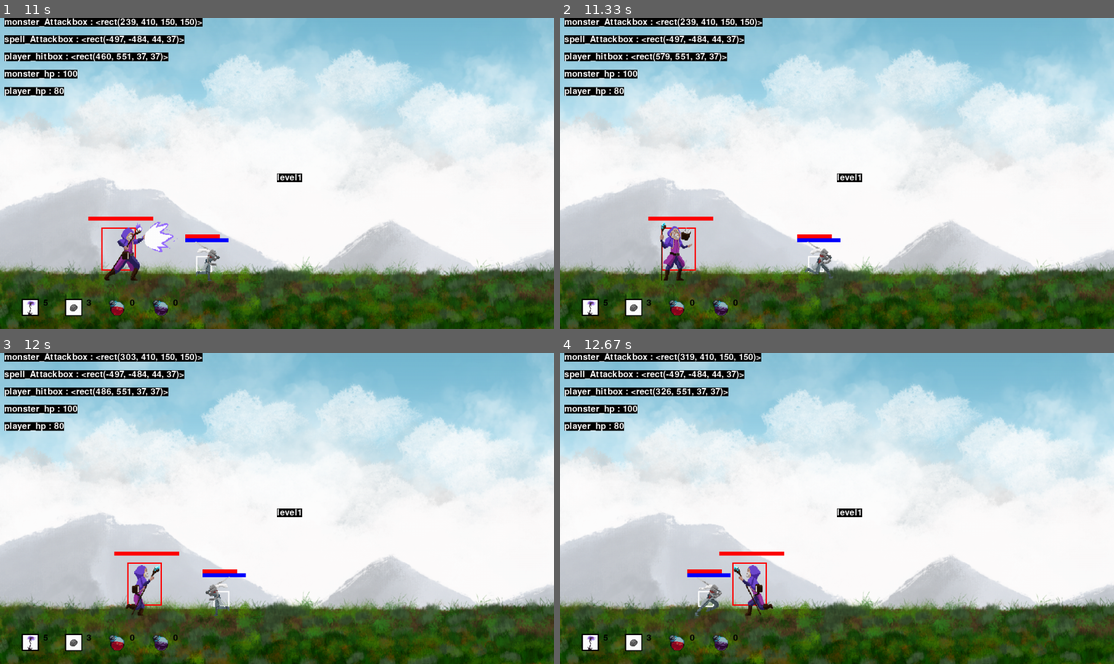
Above: before the commit, frames 1-4 (two rows, left to right).
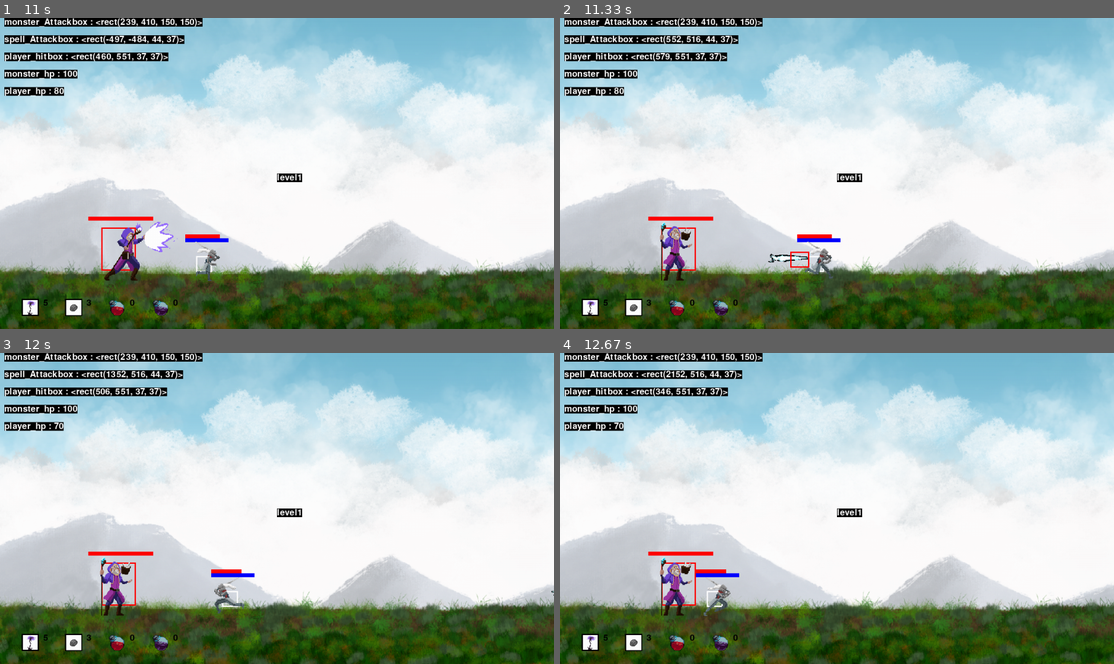
Above: after the commit, the same moments.

Repository: CSID-DGU/2022-1-OSSProj-GaCo-3
Game: pygame game, started from code/game.py
Two runs of this game, one before a commit and one after it. Both use one fixed random seed, a clock stepped at 60 frames per second and the inputs below.
Inputs (mouse positions are in pixels of both pictures, inside the frame that each line leads up to):
- Up to frame 1 (11 s): click (277, 173) at 0.38 s; tap Space at 4.9 s; hold Left 5.23-5.77 s; hold Left 5.8-6.2 s; tap Z at 5.87, 6.17, 6.3, 6.6, 6.97, 7.27, 7.47, 7.77, 7.97, 8.27, 8.47, 8.77, 9.03, 9.33, 9.47, 9.77, 10.13, 10.43, 10.63, 10.93 s; hold Right 6.23-6.87 s; hold Left 6.9-7.37 s; tap X at 7.05, 8.55, 10.22 s; hold Right 7.4-7.87 s; hold Right 7.9-8.37 s; hold Left 8.4-8.93 s; hold Left 8.97-9.37 s; hold Right 9.4-10.03 s; hold Left 10.07-10.53 s; hold Right from 10.57 s (still down)
- Up to frame 2 (11.33 s): release Right at 11.03 s; hold Right from 11.07 s (still down); tap Z at 11.13 s
- Up to frame 3 (12 s): tap Z at 11.43, 11.63, 11.93 s; release Right at 11.53 s; hold Left from 11.57 s (still down); tap X at 11.72 s
- Up to frame 4 (12.67 s): release Left at 12.1 s; hold Left 12.13-12.53 s; tap Z at 12.2, 12.5, 12.63 s; hold Right from 12.57 s (still down)

Frame 1 is identical in both runs. In frame 2, 0.4% of the frame differs, in the area x 19-45%, y 5-81%; in frame 3, 2.1%; in frame 4, 2.5%, in the area x 9-41%, y 0-85%.

Commit message:
fix : abyss spell sprite target position modified

Diff:
--- a/code/AbyssSpell.py
+++ b/code/AbyssSpell.py
@@ -46,14 +46,13 @@
             self.spr[spr_name] = import_sprites_image(path, spr_name +'.png',
                                                       MonsterInfo[spr_name]['idx'],
                                                       MonsterInfo[spr_name]['size'])
-        #self.spr['spell'] = import_folder(path)
 
     def ON(self, target_pos, initial_pos):
-        self.target_pos = target_pos # x value
+        # 플레이어가 왼쪽에 있으면 왼쪽 화면 바깥까지, 오른쪽에 있으면 오른쪽 화면 바깥까지 공격
+        self.target_pos = -100 if initial_pos[0] - target_pos >= 0 else 2800
         self.isAttack = True
         self.SkillON = True
         self.hitbox.center = initial_pos
-        # self.hitbox.x = target_pos - self.scale[0] / 16
         self.hitbox.y = 500
 
     def animate(self, df):
@@ -70,9 +69,6 @@
 
         if self.frame_index >= len(spr):  # 스프라이트 마지막 이미지까지 보여준 뒤
             self.frame_index = 0  # 다시 처음 이미지로 돌아가기
-            # self.SkillON = False
-            # self.hitbox.x = -500
-            # self.hitbox.y = -500
 
         self.image = spr[int(self.frame_index)]
         position = (self.hitbox.center[0] - 10, self.hitbox.center[1] + 20)
@@ -109,9 +105,21 @@
         return attackBox
 
     def move(self):
-        # abyss attack2 공격 직후 생성하여 플레이어의 위치까지 움직임
+        # abyss attack2 공격 직후 생성하여 플레이어 방향으로 계속 움직임
+        # 수정사항 : 플레이어 위치까지만 움직이지 말고 화면 밖으로 계속 이동
         distance = self.target_pos - self.hitbox.x
         if self.SkillON: # 공격상태일 경우 움직임
+            # if distance < 0:  # 왼쪽 방향에 플레이어가 있음
+            #     self.hitbox.x -= self.speed
+            # else:  # 오른쪽 방향에 플레이어가 있음
+            #     self.hitbox.x += self.speed
+            #
+            # # 공격이 화면을 벗어나면 공격 중지
+            # if self.hitbox.x > WIDTH or self.hitbox.x < 0 :
+            #     self.SkillON = False
+            #     self.hitbox.x = -500
+            #     self.hitbox.y = -500
+
             if abs(distance) > self.boundary: # 스프라이트와 플레이어의 거리가 self.boundary 보다 멀면 동작
                 if distance < 0: # 왼쪽 방향에 플레이어가 있음
                     self.hitbox.x -= self.speed
